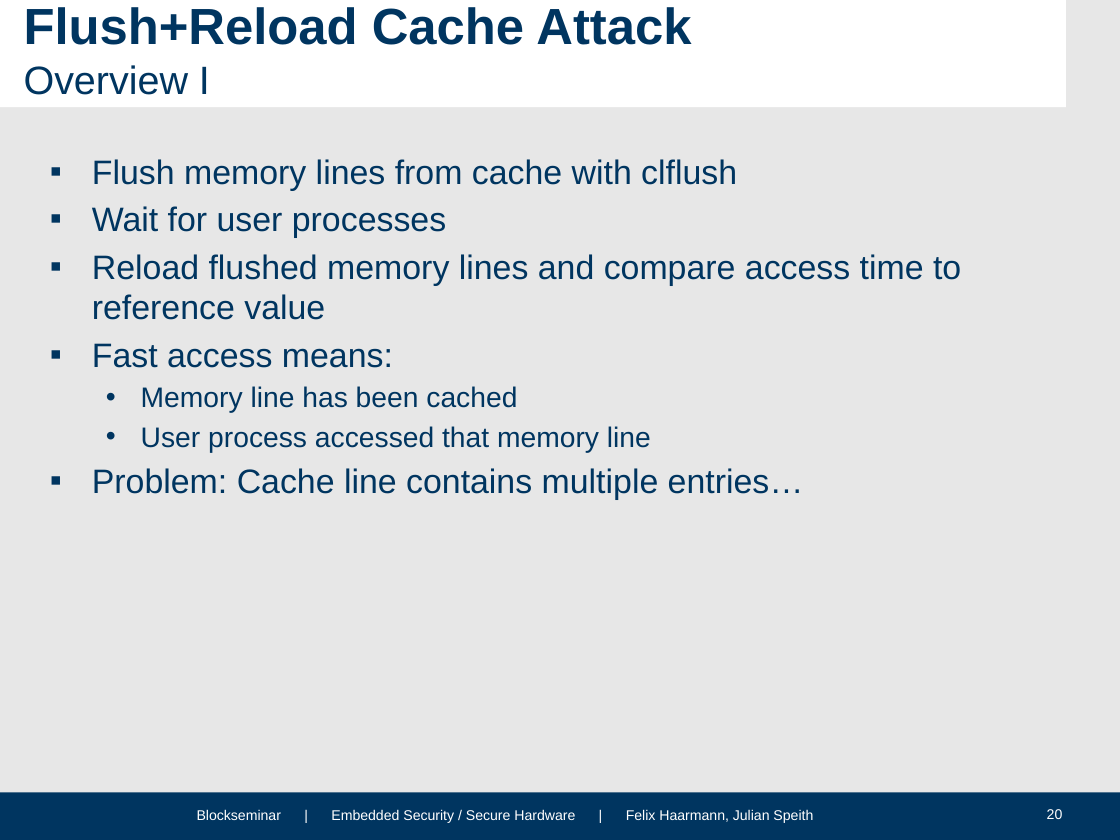
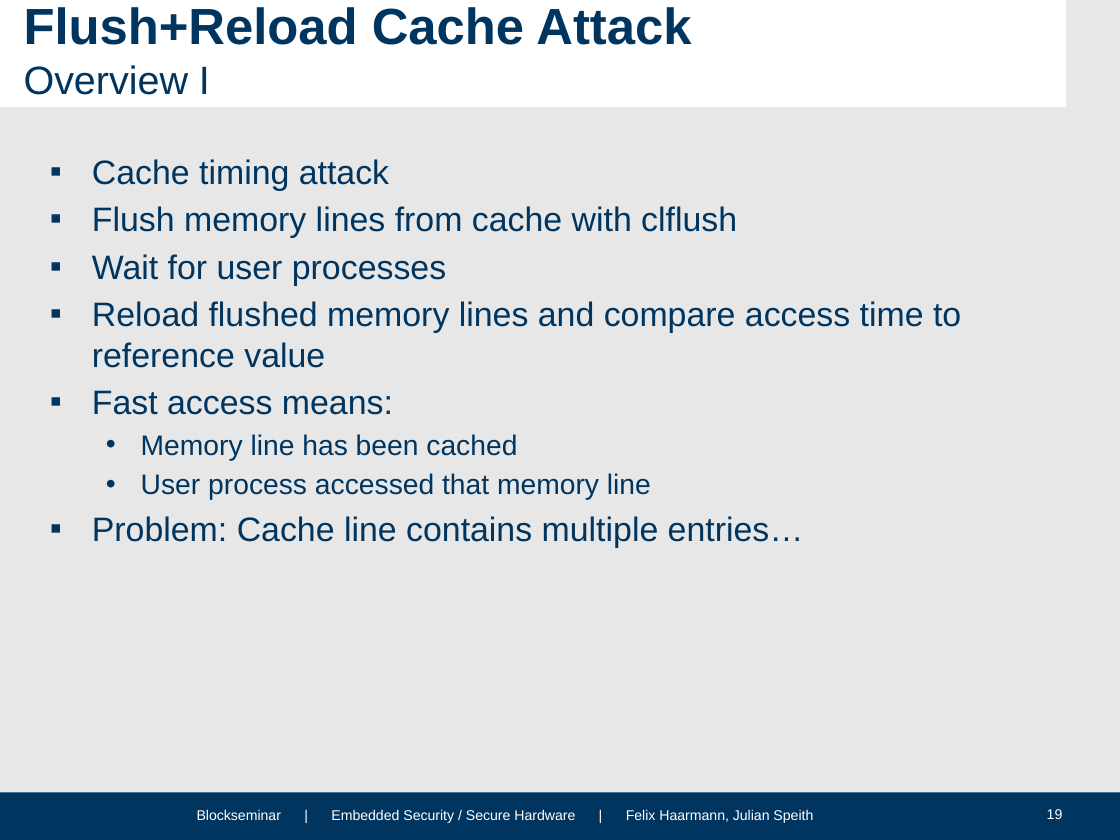
Before and after one commit to HFelixA/emsecseminar, a slide deck: slide 19 of presentation/Julian.pptx (slide 20 before the commit). Drawn at 1120x840 pixels with LibreOffice and Linux fonts; fonts in the diff are those of the drawing; background and template pictures are left out. Boxes give left, top, right and bottom in pixels: in the first picture for what was removed or moved away, otherwise in the second. Text is boxed around its words. In the diff, an @@ line names an element or a change of style, - is before the commit and + after.

```diff
--- a/presentation/Julian.pptx
+++ b/presentation/Julian.pptx
@@ text at box(92, 159, 389, 191): paragraph added @@
+▪ Cache timing attack
@@ page number at box(1047, 809, 1063, 819): text changed @@
-20
+19
```
Also in this commit, not shown: 4 other slides changed, 1 slide removed, 1 other file.
